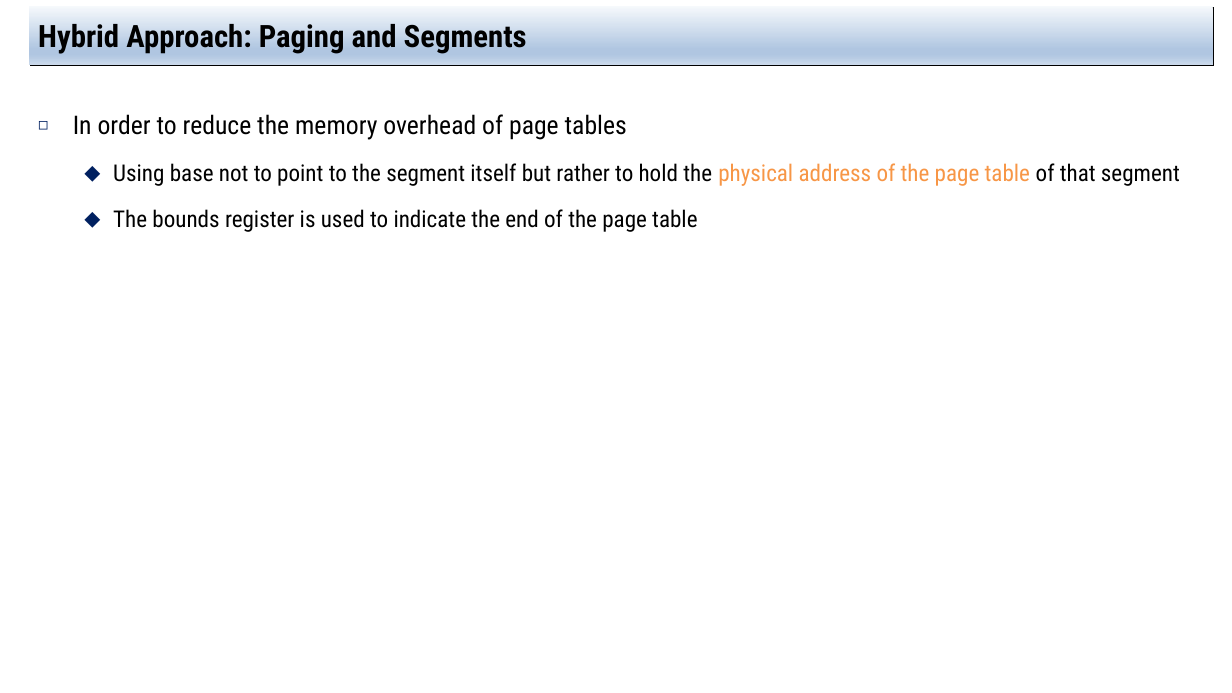
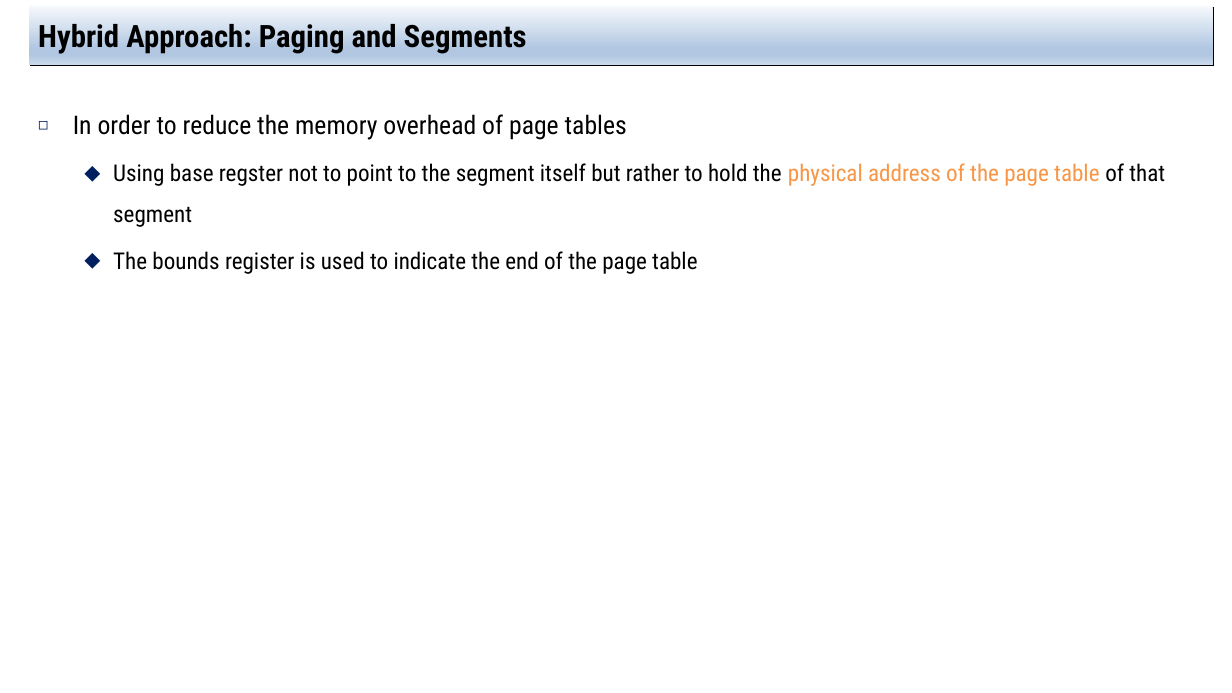
Before and after one commit to jachermocilla/extra-course-materials, a slide deck: slide 9 of cmsc125/ostep/slides/01.Virtualization/20.Advanced_Page_Tables.pptx. Drawn at 1232x693 pixels with LibreOffice and Linux fonts; fonts in the diff are those of the drawing. Boxes give left, top, right and bottom in pixels: in the first picture for what was removed or moved away, otherwise in the second. Text is boxed around its words. In the diff, an @@ line names an element or a change of style, - is before the commit and + after.

```diff
--- a/cmsc125/ostep/slides/01.Virtualization/20.Advanced_Page_Tables.pptx
+++ b/cmsc125/ostep/slides/01.Virtualization/20.Advanced_Page_Tables.pptx
@@ text at (113,163,1165,227): text changed @@
-  ⬥ Using base not to point to the segment itself but rather to hold the physical address of the page table of that segment
+  ⬥ Using base regster not to point to the segment itself but rather to hold the physical address of the page table of that segment
```
Also in this commit, not shown: 11 other slides changed, 7 other files.
